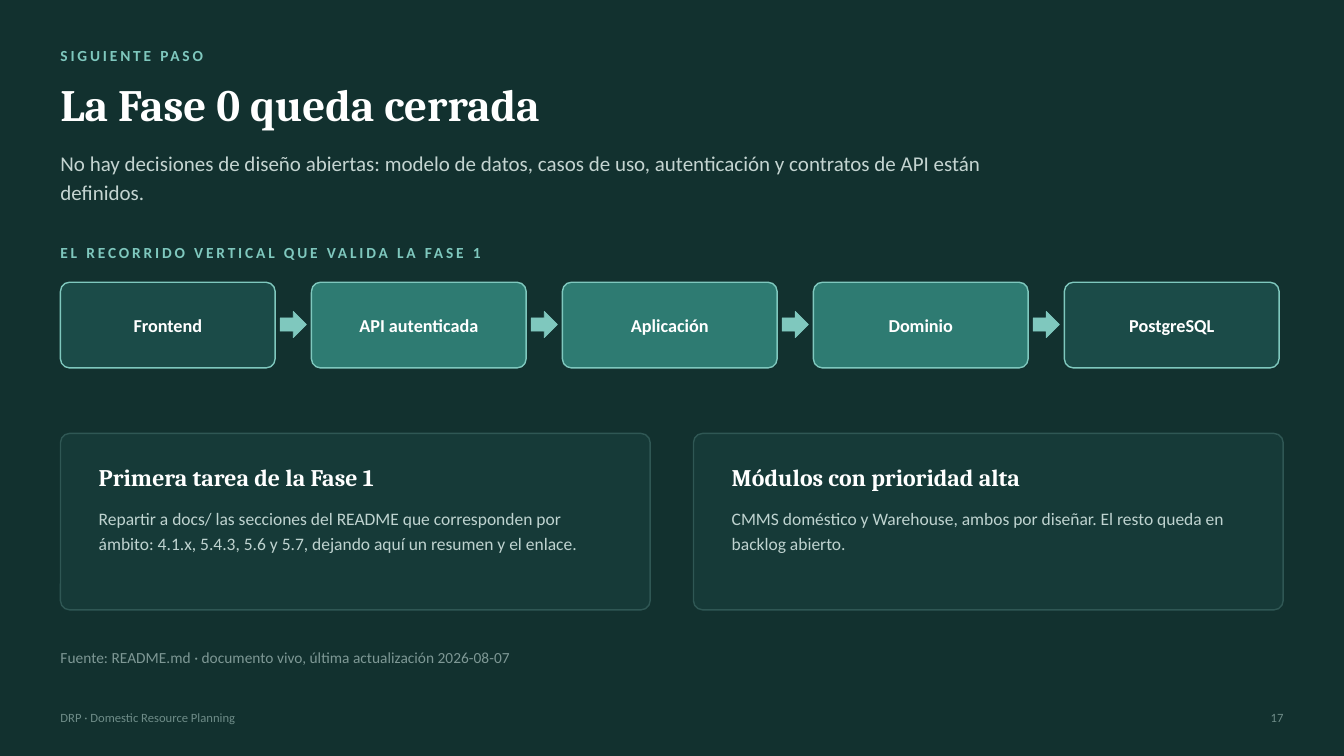
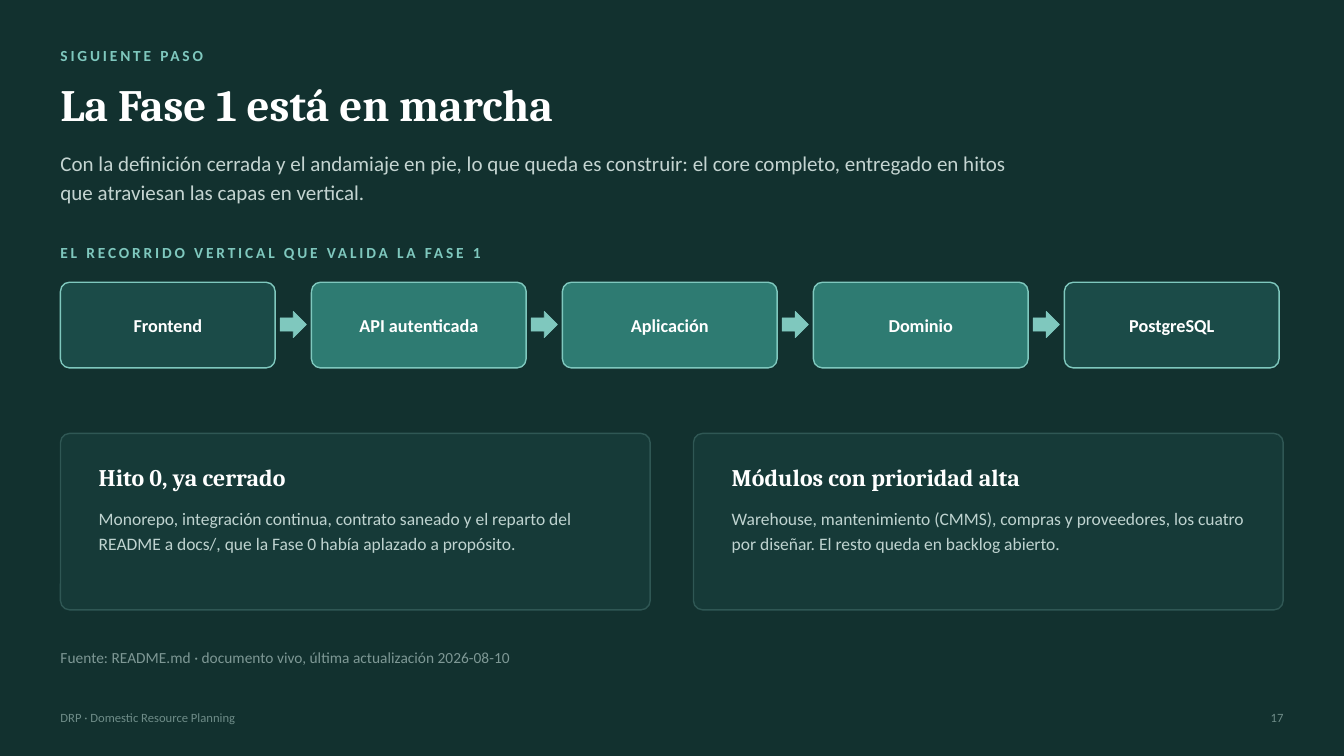
Before and after one commit to kikescribano/domestic_resource_planning, a slide deck: slide 18 of docs/common/marketing/DRP-resumen.pptx. Drawn at 1344x756 pixels with LibreOffice and Linux fonts; fonts in the diff are those of the drawing. Boxes give left, top, right and bottom in pixels: in the first picture for what was removed or moved away, otherwise in the second. Text is boxed around its words. In the diff, an @@ line names an element or a change of style, - is before the commit and + after.

```diff
--- a/docs/common/marketing/DRP-resumen.pptx
+++ b/docs/common/marketing/DRP-resumen.pptx
@@ text at (x1=60, y1=89, x2=553, y2=122): text changed @@
-La Fase 0 queda cerrada
+La Fase 1 está en marcha
@@ text at (x1=60, y1=156, x2=1005, y2=204): text changed @@
-No hay decisiones de diseño abiertas: modelo de datos, casos de uso, autenticación y contratos de API están definidos.
+Con la definición cerrada y el andamiaje en pie, lo que queda es construir: el core completo, entregado en hitos que atraviesan las capas en vertical.
@@ text at (x1=99, y1=469, x2=286, y2=491): text changed @@
-Primera tarea de la Fase 1
+Hito 0, ya cerrado
@@ text at (x1=99, y1=513, x2=571, y2=553): text changed @@
-Repartir a docs/ las secciones del README que corresponden por ámbito: 4.1.x, 5.4.3, 5.6 y 5.7, dejando aquí un resumen y el enlace.
+Monorepo, integración continua, contrato saneado y el reparto del README a docs/, que la Fase 0 había aplazado a propósito.
@@ text at (x1=732, y1=512, x2=1244, y2=553): text changed @@
-CMMS doméstico y Warehouse, ambos por diseñar. El resto queda en backlog abierto.
+Warehouse, mantenimiento (CMMS), compras y proveedores, los cuatro por diseñar. El resto queda en backlog abierto.
@@ text at (x1=60, y1=652, x2=510, y2=665): text changed @@
-Fuente: README.md · documento vivo, última actualización 2026-08-07
+Fuente: README.md · documento vivo, última actualización 2026-08-10
```
Also in this commit, not shown: 5 other slides changed, 24 other files.
